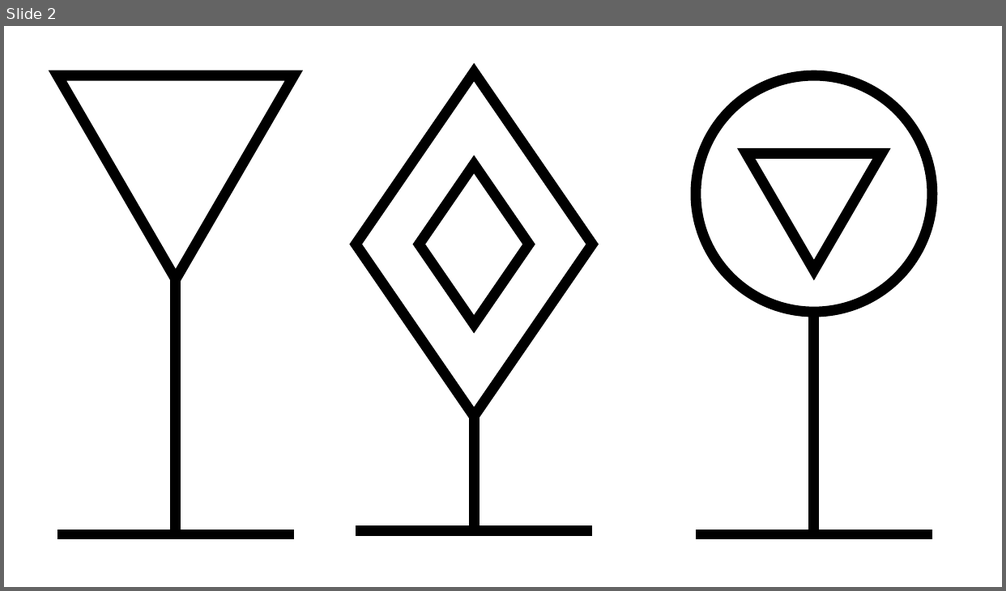
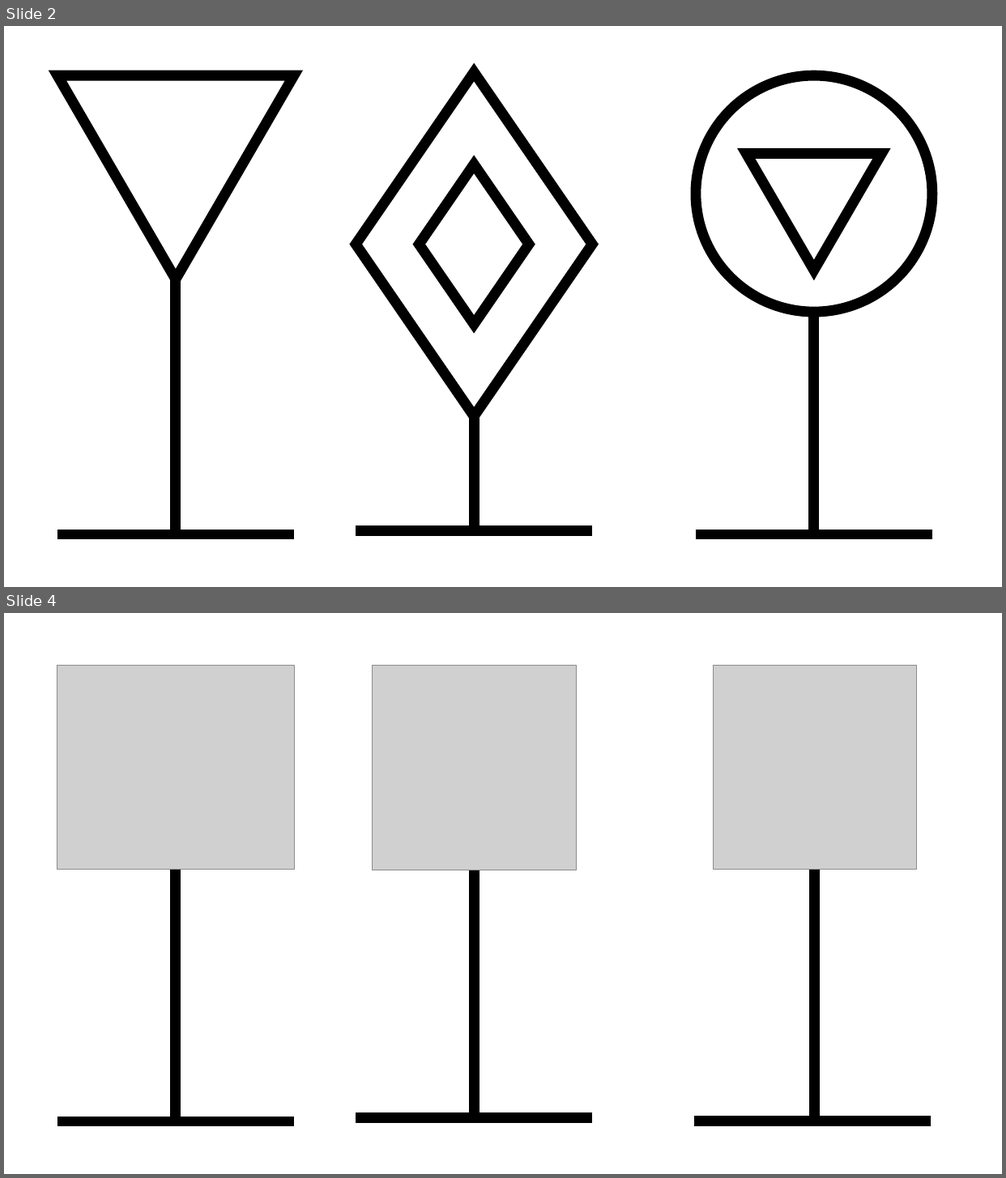
Before and after one commit to wirash/wirash.github.io, a slide deck: mgen/signs/borden.pptx. Shown one above the other, each under a label of ours: slide 2 before the commit, slides 2 and 4 after it; the slides between them are not shown. The pictures are 1006x591 and 1006x1178 pixels, drawn with LibreOffice and Linux fonts; fonts in the diff are those of the drawing; grey boxes stand for pictures. Boxes give left, top, right and bottom in pixels: in the first picture for what was removed or moved away, otherwise in the second. Text is boxed around its words. In the diff, an @@ line names an element or a change of style, - is before the commit and + after.

```diff
--- a/mgen/signs/borden.pptx
+++ b/mgen/signs/borden.pptx
@@ slide 4 added at (4,613,1002,1174), background #FFFFFF @@
@@ picture added at (57,666,295,869) @@
@@ picture added at (372,666,576,870) @@
@@ picture added at (713,666,917,869) @@
@@ line added from (176, 867) to (176, 1125), #000000 10 pt @@
@@ line added from (474, 870) to (474, 1122), #000000 10 pt @@
@@ line added from (815, 869) to (815, 1118), #000000 10 pt @@
@@ line added from (57, 1122) to (294, 1122), #000000 10 pt @@
@@ line added from (356, 1118) to (592, 1118), #000000 10 pt @@
@@ line added from (694, 1122) to (931, 1122), #000000 10 pt @@
```
Also in this commit, not shown: 1 other slide added, 12 other files.
